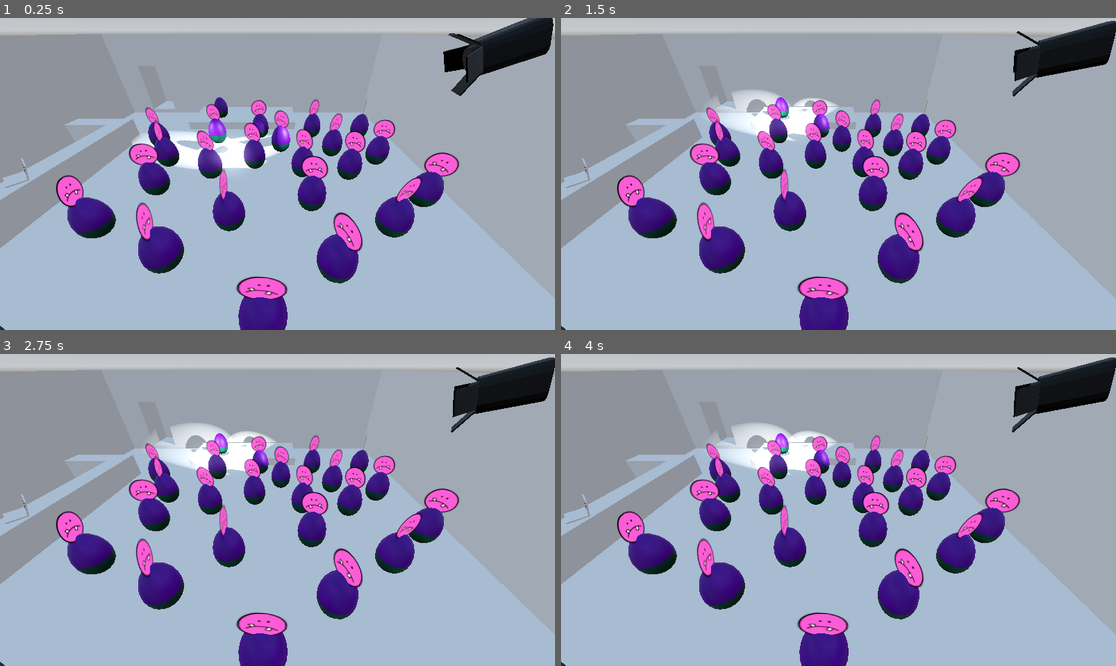
Above: before the commit, frames 1-4 (two rows, left to right).
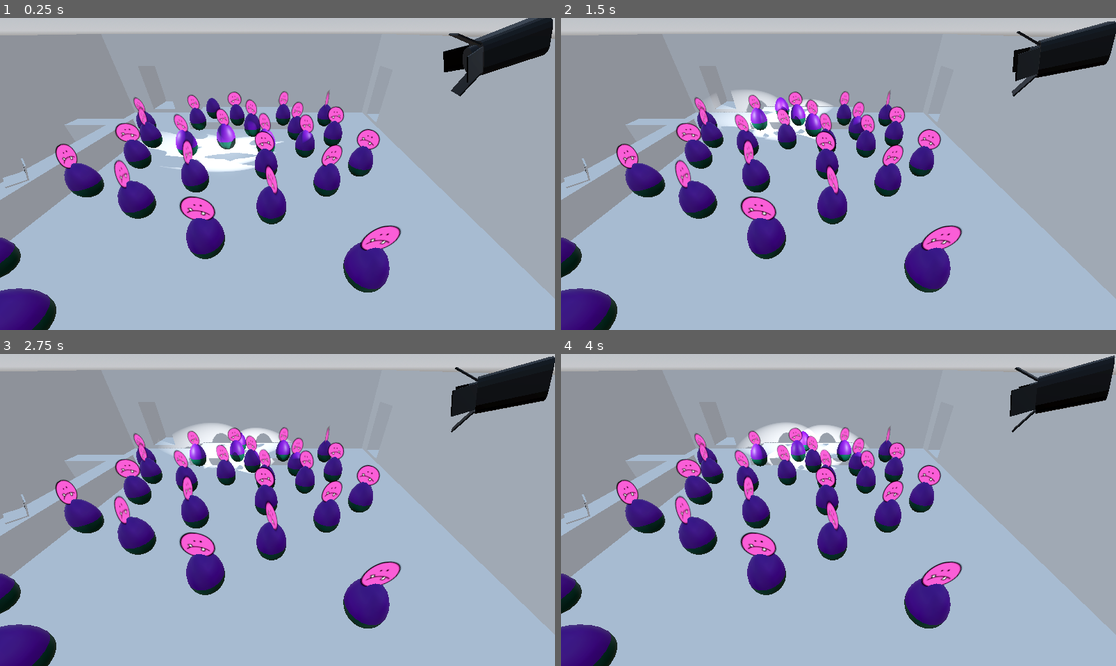
Above: after the commit, the same moments.

Repository: ChrisWhatever1980/ggj24-funny-business
Game: Godot game, scene res://scenes/building.tscn
Two runs of this game, one before a commit and one after it. Both use one fixed random seed, a clock stepped at 60 frames per second and the inputs below.
Inputs (mouse positions are in pixels of both pictures, inside the frame that each line leads up to):
- Up to frame 1 (0.25 s): no input
- Up to frame 2 (1.5 s): move the mouse to (960, 158) at 0.52 s; click (960, 158) at 0.67 s; drag from (727, 189) to (810, 236) at 1.27 s
- Up to frame 3 (2.75 s): move the mouse to (333, 441) at 2.02 s; click (333, 441) at 2.17 s
- Up to frame 4 (4 s): drag from (810, 572) to (672, 463) at 2.77 s; move the mouse to (1005, 556) at 3.52 s; click (1005, 556) at 3.67 s

The runs differ from the first frame. In frame 1, 23% of the frame differs, in the area x 0-100%, y 0-100%; in frame 2, 22%; in frame 3, 23%; in frame 4, 24%.

Commit message:
made comedian leave the stage by clicking

Diff:
--- a/dev/scenes/building.gd
+++ b/dev/scenes/building.gd
@@ -5,7 +5,17 @@
 @export var CoinScene:PackedScene
 
 
+@onready var ComedianExit = $comedy_club/ComedianExit
+@onready var ComedianWait1 = $comedy_club/ComedianWait1
+@onready var ComedianWait2 = $comedy_club/ComedianWait2
+@onready var ComedianWait3 = $comedy_club/ComedianWait3
+@onready var ComedianWait4 = $comedy_club/ComedianWait4
+@onready var ComedianWait5 = $comedy_club/ComedianWait5
+
+
 @onready var Comedian = $Comedian
+
+
 var money = 0
 
 
@@ -32,6 +42,11 @@
 		new_guest.rotation.y = randf() * 2.0 * PI
 		add_child(new_guest)
 		points.erase(point)
+
+
+func spawn_comedian():
+	var new_comedian = preload("res://scenes/comedian.tscn")
+	new_comedian.position = $comedy_club/ComedianWait1.position
 
 
 func on_spawn_tomato_splat(pos):
@@ -78,3 +93,9 @@
 	var joke_quality = 2#randi_range(-1, 2)
 	print("joke_quality: " + str(joke_quality))
 	GameEvents.emit_signal("audience_react", joke_quality)
+
+
+func _on_area_3d_area_entered(area):
+	# comedian entered exit
+	print("Comedian has left the building")
+	# save for post show evaluation
--- a/dev/scenes/building.tscn
+++ b/dev/scenes/building.tscn
@@ -31,6 +31,9 @@
 [sub_resource type="BoxShape3D" id="BoxShape3D_321s7"]
 size = Vector3(25.1349, 1, 24.0544)
 
+[sub_resource type="BoxShape3D" id="BoxShape3D_51fvb"]
+size = Vector3(3.75342, 5.27991, 3.39282)
+
 [sub_resource type="BoxShape3D" id="BoxShape3D_4hxpl"]
 size = Vector3(40.096, 1.3125, 40.278)
 
@@ -45,18 +48,23 @@
 [node name="comedy_club" parent="." instance=ExtResource("1_xfk75")]
 
 [node name="FloorArea" type="Area3D" parent="comedy_club"]
-transform = Transform3D(1, 0, 0, 0, 1, 0, 0, 0, 1, 3.41723, 0, 3.68695)
 
 [node name="CollisionShape3D" type="CollisionShape3D" parent="comedy_club/FloorArea"]
 transform = Transform3D(1, 0, 0, 0, 1, 0, 0, 0, 1, -0.0375366, 0, 0.347046)
 shape = SubResource("BoxShape3D_321s7")
+
+[node name="Area3D" type="Area3D" parent="comedy_club"]
+transform = Transform3D(1, 0, 0, 0, 1, 0, 0, 0, 1, 24.139, 0.986889, -16.4871)
+
+[node name="CollisionShape3D" type="CollisionShape3D" parent="comedy_club/Area3D"]
+transform = Transform3D(1, 0, 0, 0, 1, 0, 0, 0, 1, -0.229248, 2.13702, 0.330444)
+shape = SubResource("BoxShape3D_51fvb")
 
 [node name="bar" parent="." instance=ExtResource("2_5gooh")]
 
 [node name="stage" parent="." instance=ExtResource("3_lcvpm")]
 
 [node name="Comedian" parent="." instance=ExtResource("4_xt4gv")]
-transform = Transform3D(1, 0, 0, 0, 1, 0, 0, 0, 1, -3.18501, 1.07653, -14.677)
 
 [node name="Camera3D" type="Camera3D" parent="."]
 transform = Transform3D(1, 0, 0, 0, 0.806021, 0.591887, 0, -0.591887, 0.806021, 5.1544, 11.6362, 14.2404)
@@ -93,3 +101,7 @@
 
 [node name="MoneyEarnedAudio2" type="AudioStreamPlayer3D" parent="."]
 stream = ExtResource("12_m7fqk")
+
+[connection signal="area_entered" from="comedy_club/Area3D" to="." method="_on_area_3d_area_entered"]
+
+[editable path="comedy_club"]
--- a/dev/scenes/comedian.gd
+++ b/dev/scenes/comedian.gd
@@ -1,6 +1,11 @@
 extends Node3D
 
 @export var stats: Resource
+
+var exiting = false
+var to_exit = Vector3.ZERO
+var exiting_speed = 5.0
+
 
 # Called when the node enters the scene tree for the first time.
 func _ready():
@@ -9,9 +14,21 @@
 
 # Called every frame. 'delta' is the elapsed time since the previous frame.
 func _process(delta):
-	pass
+	if exiting:
+		position += to_exit * delta * exiting_speed
 
 func _on_timer_timeout():
 	var joke_quality = randi_range(0, 12)
 	print("joke_quality: " + str(joke_quality))
 	GameEvents.emit_signal("audience_react", joke_quality)
+
+
+func _on_area_3d_input_event(camera, event, position, normal, shape_idx):
+	if event is InputEventMouseButton:
+		if event.button_index == MOUSE_BUTTON_LEFT:
+			if event.pressed:
+				exiting = true
+				$AnimationPlayer.stop()
+				$Timer.stop()
+				print("GET OFF THE STAGE!")
+				to_exit = (get_parent().ComedianExit.position - position).normalized()
--- a/dev/scenes/comedian.tscn
+++ b/dev/scenes/comedian.tscn
@@ -2,14 +2,13 @@
 
 [ext_resource type="PackedScene" uid="uid://bwh85febtw78q" path="res://models/person.glb" id="1_dad64"]
 [ext_resource type="Script" path="res://scenes/comedian.gd" id="1_o08b2"]
-[ext_resource type="Resource" uid="uid://1h6yuhexhaf6" path="res://resources/comedian_stats.tres" id="2_3sjw3"]
 
 [sub_resource type="Animation" id="Animation_egt2o"]
 length = 0.001
 tracks/0/type = "value"
 tracks/0/imported = false
 tracks/0/enabled = true
-tracks/0/path = NodePath("position")
+tracks/0/path = NodePath(".:position")
 tracks/0/interp = 1
 tracks/0/loop_wrap = true
 tracks/0/keys = {
@@ -26,7 +25,7 @@
 tracks/0/type = "value"
 tracks/0/imported = false
 tracks/0/enabled = true
-tracks/0/path = NodePath("position")
+tracks/0/path = NodePath(".:position")
 tracks/0/interp = 1
 tracks/0/loop_wrap = true
 tracks/0/keys = {
@@ -42,9 +41,12 @@
 "comedian_routine": SubResource("Animation_8evor")
 }
 
+[sub_resource type="BoxShape3D" id="BoxShape3D_cxc56"]
+size = Vector3(2.31738, 3.8208, 2.35645)
+
 [node name="Comedian" type="Node3D"]
+transform = Transform3D(1, 0, 0, 0, 1, 0, 0, 0, 1, -3.18501, 1.07653, -14.677)
 script = ExtResource("1_o08b2")
-stats = ExtResource("2_3sjw3")
 
 [node name="person" parent="." instance=ExtResource("1_dad64")]
 
@@ -58,4 +60,12 @@
 }
 autoplay = "comedian_routine"
 
+[node name="Area3D" type="Area3D" parent="."]
+transform = Transform3D(1, 0, 0, 0, 1, 0, 0, 0, 1, 0, 0.370006, 0)
+
+[node name="CollisionShape3D" type="CollisionShape3D" parent="Area3D"]
+transform = Transform3D(1, 0, 0, 0, 1, 0, 0, 0, 1, -0.0307617, 1.4104, -0.0102539)
+shape = SubResource("BoxShape3D_cxc56")
+
 [connection signal="timeout" from="Timer" to="." method="_on_timer_timeout"]
+[connection signal="input_event" from="Area3D" to="." method="_on_area_3d_input_event"]
--- a/dev/scenes/guest.tscn
+++ b/dev/scenes/guest.tscn
@@ -133,3 +133,6 @@
 vframes = 3
 frame = 6
 region_rect = Rect2(0, 0, 430, 430)
+
+[node name="Sprite3D" type="Sprite3D" parent="."]
+transform = Transform3D(1, 0, 0, 0, 1, 0, 0, 0, 1, 0, 0, 2.22774)
--- a/dev/scenes/laptop_ui.tscn
+++ b/dev/scenes/laptop_ui.tscn
@@ -1,4 +1,6 @@
-[gd_scene format=3 uid="uid://bi62kfqbonnfa"]
+[gd_scene load_steps=2 format=3 uid="uid://bi62kfqbonnfa"]
+
+[ext_resource type="Theme" path="res://addons/windows_95_theme/save1.tres" id="1_vbaug"]
 
 [node name="Node2D" type="Node2D"]
 
@@ -13,10 +15,12 @@
 grow_horizontal = 2
 grow_vertical = 2
 size_flags_horizontal = 4
+theme = ExtResource("1_vbaug")
 metadata/_edit_group_ = true
 
 [node name="HBoxContainer" type="HBoxContainer" parent="AspectRatioContainer"]
 layout_mode = 2
+theme = ExtResource("1_vbaug")
 
 [node name="VBoxContainer" type="VBoxContainer" parent="AspectRatioContainer/HBoxContainer"]
 layout_mode = 2
@@ -29,6 +33,7 @@
 
 [node name="Button" type="Button" parent="AspectRatioContainer/HBoxContainer/VBoxContainer"]
 layout_mode = 2
+theme = ExtResource("1_vbaug")
 text = "Comedian_1
 "
 
@@ -57,6 +62,7 @@
 "
 
 [node name="VBoxContainer2" type="VBoxContainer" parent="AspectRatioContainer/HBoxContainer"]
+visible = false
 layout_mode = 2
 size_flags_horizontal = 0
 
Binary file changed: dev/models/comedy_club.glb
Not shown: 1 places in dev/scenes/building.tscn that only renumber resources
Not shown, changed: art/funny_business.blend
Not shown, changed: art/funny_business.blend1
